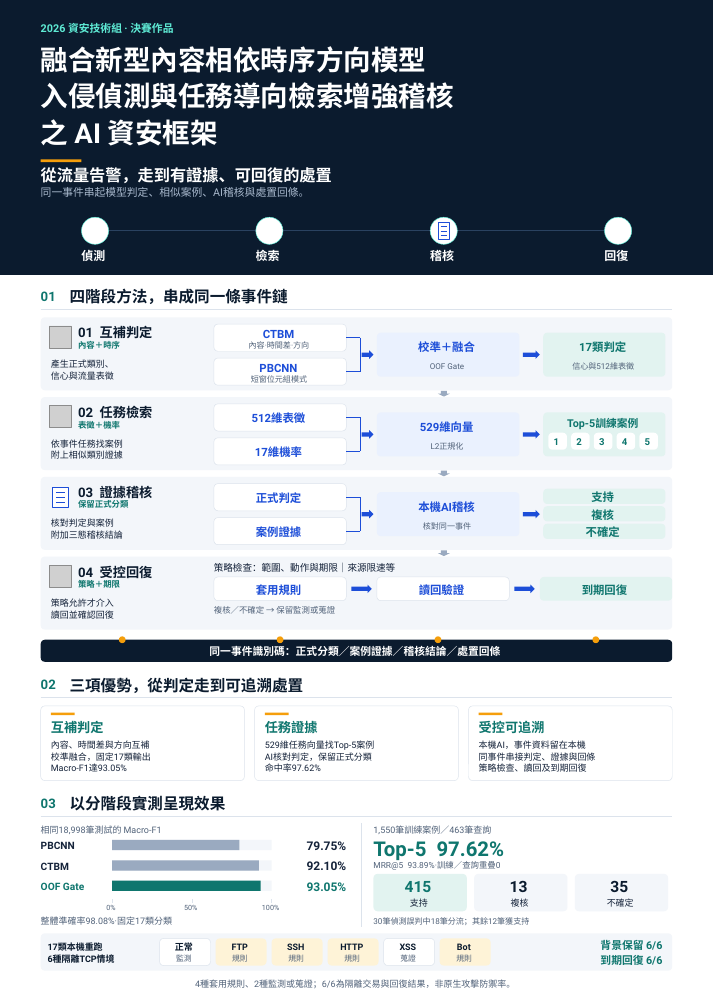
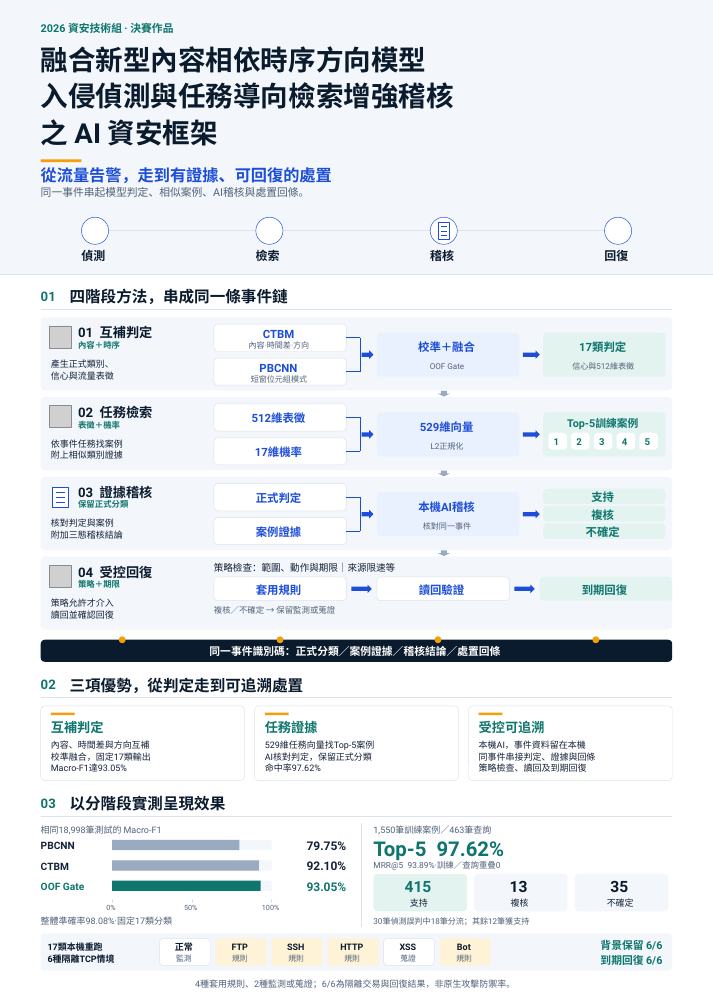
Before and after one commit to Lily09-project/innoserve-competition, a slide deck: slide 1 of deliverables/決賽海報_AI資安框架_A2.pptx. Drawn at 713x1008 pixels with LibreOffice and Linux fonts; fonts in the diff are those of the drawing; grey boxes stand for pictures; background and template pictures are left out. Boxes give left, top, right and bottom in pixels: in the first picture for what was removed or moved away, otherwise in the second. Text is boxed around its words. In the diff, an @@ line names an element or a change of style, - is before the commit and + after.

```diff
--- a/deliverables/決賽海報_AI資安框架_A2.pptx
+++ b/deliverables/決賽海報_AI資安框架_A2.pptx
@@ rectangle at <box>0,0,713,275</box>: fill #0B1B2E to #F3F6FA @@
@@ text "2026 資安技術組 · 決賽作品" at <box>41,23,173,33</box>: text colour #5EEAD4 to #0F766E @@
@@ text "從流量告警，走到有證據、可回復的處置" at <box>41,167,332,183</box>: text colour #FFFFFF to #1D4ED8 @@
@@ text "同一事件串起模型判定、相似案例、AI稽核與處置回條。" at <box>41,187,310,197</box>: text colour #A8B8CC to #52637A @@
@@ line (95, 231) - (618, 231): stroke #2A4260 2 pt to #DCE3EC 2 pt @@
@@ outline #5EEAD4 0.8 pt to #1D4ED8 0.8 pt in 4 elements at <box>81,217,109,244</box>, <box>256,217,283,244</box>, <box>430,217,457,244</box>, <box>604,217,632,244</box> @@
@@ text colour #FFFFFF to #0B1B2E in 5 elements at <box>41,46,454,146</box>, <box>81,248,105,264</box>, <box>256,248,280,264</box>, <box>430,248,454,264</box>, <box>604,248,628,264</box> @@
@@ line added from (0, 275) to (713, 275), #DCE3EC 1.5 pt @@
```
Also in this commit, not shown: 11 other files.
